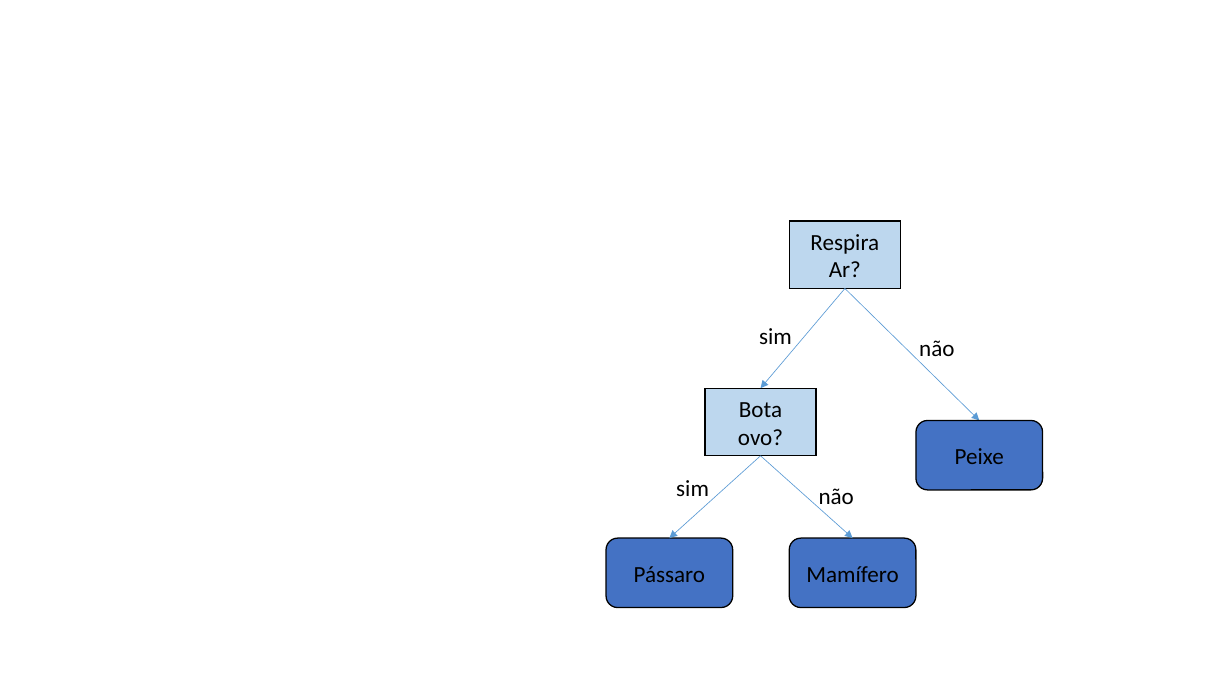
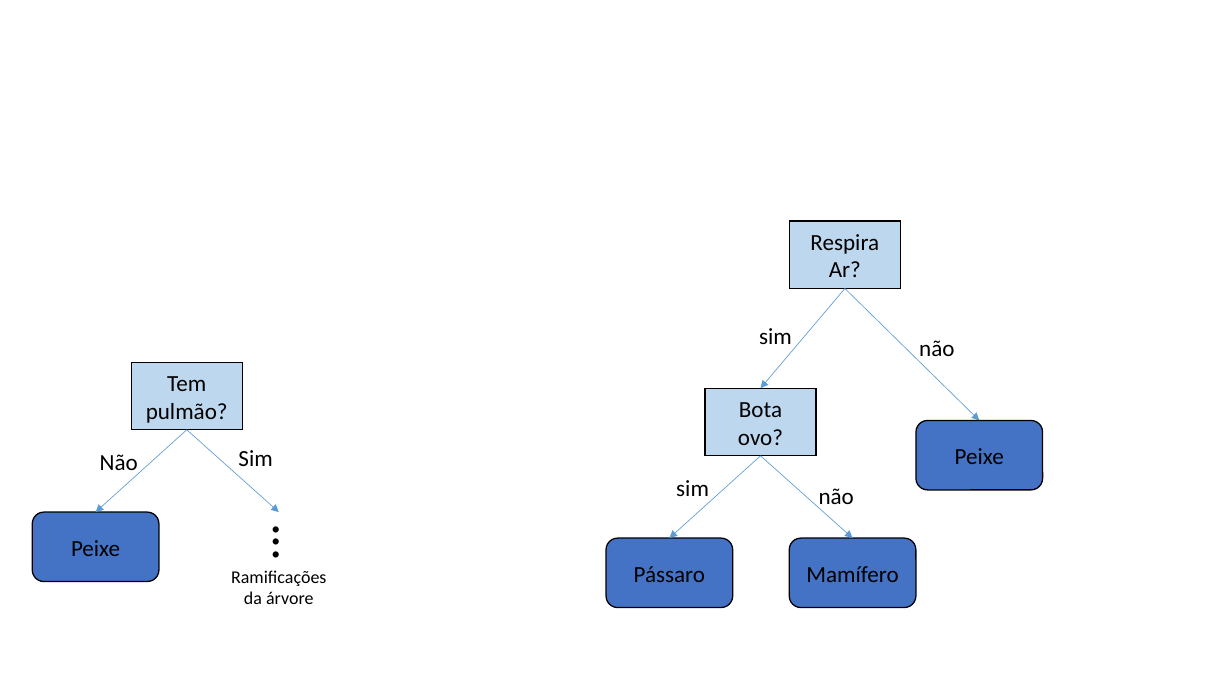
Before and after one commit to zz4fap/c24_inteligencia_artificial, a slide deck: slide 81 of slides/C24_Árvores_de_decisão.pptx (slide 82 before the commit). Drawn at 1232x693 pixels with LibreOffice and Linux fonts; fonts in the diff are those of the drawing. Boxes give left, top, right and bottom in pixels: in the first picture for what was removed or moved away, otherwise in the second. Text is boxed around its words. In the diff, an @@ line names an element or a change of style, - is before the commit and + after.

```diff
--- a/slides/C24_Árvores_de_decisão.pptx
+++ b/slides/C24_Árvores_de_decisão.pptx
@@ group added at (32, 362, 329, 607): 4 texts, 2 arrows, 1 rectangle, 1 rounded rectangle @@
+Tem pulmão?
+Peixe
+Não
+Sim
+...
+Ramificações da árvore
```
Also in this commit, not shown: 3 other slides changed, 1 slide added, 1 slide removed.
